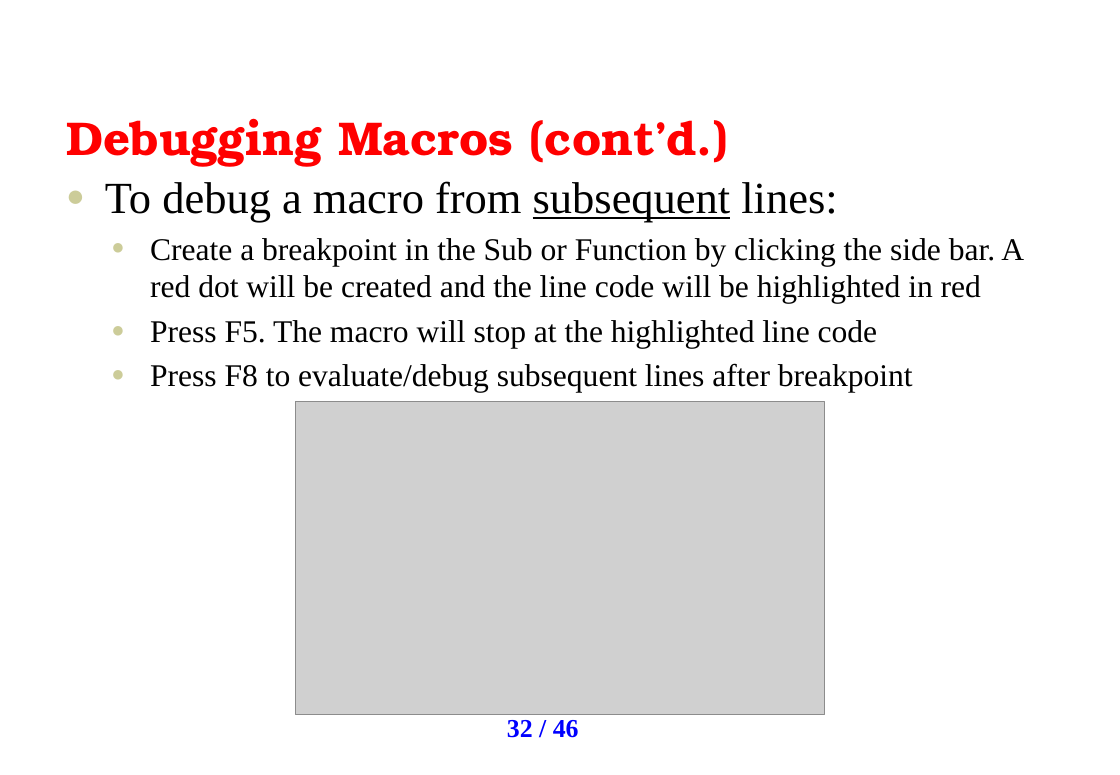
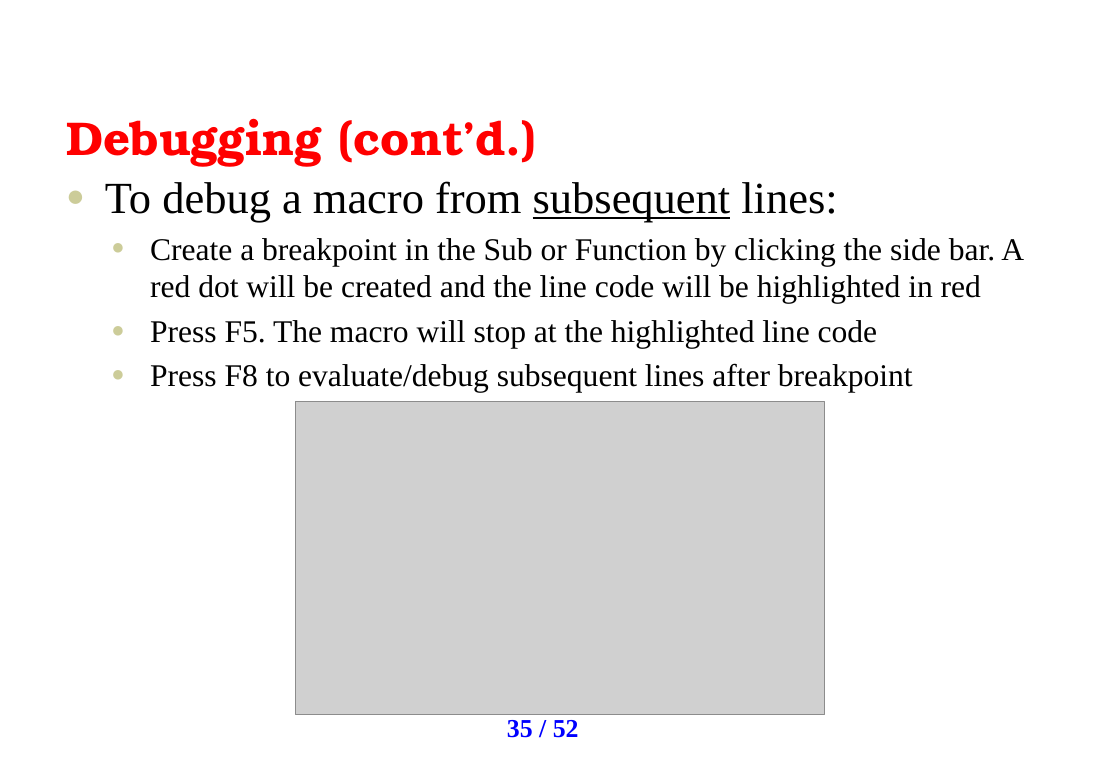
Before and after one commit to uhasan1/Quantitative-Finance, a slide deck: slide 35 of AO VBA Training Slides v3.pptx (slide 32 before the commit). Drawn at 1120x775 pixels with LibreOffice and Linux fonts; fonts in the diff are those of the drawing; grey boxes stand for pictures; background and template pictures are left out. Boxes give left, top, right and bottom in pixels: in the first picture for what was removed or moved away, otherwise in the second. Text is boxed around its words. In the diff, an @@ line names an element or a change of style, - is before the commit and + after.

```diff
--- a/AO VBA Training Slides v3.pptx
+++ b/AO VBA Training Slides v3.pptx
@@ title at box(66, 118, 537, 167): text changed @@
-Debugging Macros (cont’d.)
+Debugging (cont’d.)
@@ page number at box(507, 720, 579, 738): text changed @@
-32 / 46
+35 / 52
```
Also in this commit, not shown: 18 other slides changed, 6 slides added.
